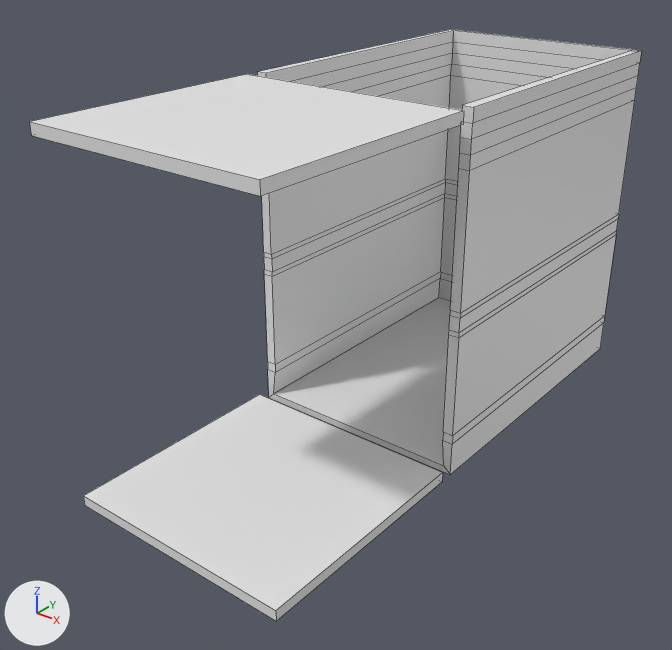
A saved change to the Blender file Models/room.blend.
One viewpoint serves both versions: a 50 mm lens placed at (5.22, -5.4, 4.43), pointed at (0.85, 0.06, 1.04). Arrows for +X, +Y and +Z are at lower left; the lights stay in place. Mesh edges are drawn as thin lines. The same objects are shown in both versions, whatever each file hides.

The first picture shows 'simple wall'.
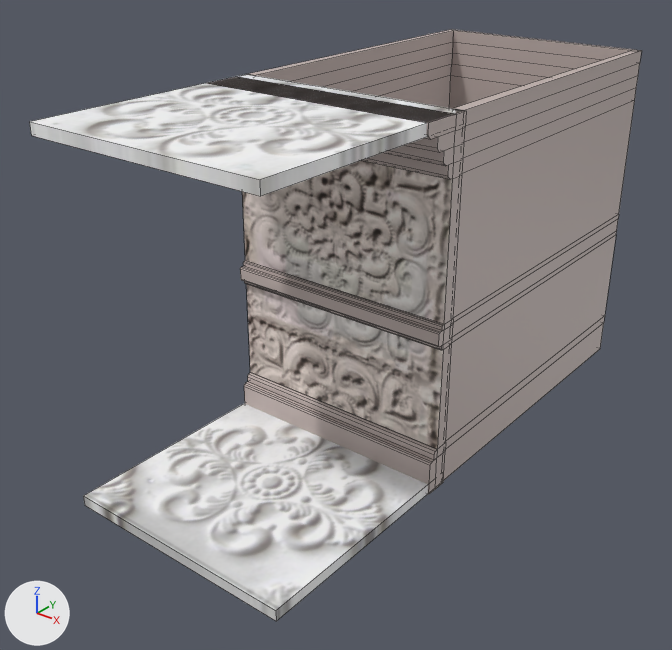
The change, as JSON lines over the scene's bpy script:
```json
{"op": "add", "block": "img_01_png_001", "code": ["img_01_png_001 = load_image('01.png.001', '../Assets/Textures/01.png', 1024, 1024, 'sRGB')"]}
{"op": "add", "block": "img_02_png_001", "code": ["img_02_png_001 = load_image('02.png.001', '../Assets/Textures/02.png', 1024, 1024, 'sRGB')"]}
{"op": "add", "block": "mat_flores", "code": ["mat_flores = principled_material('flores')", "mat_flores.texture = img_01_png_001"]}
{"op": "add", "block": "mat_textura2", "code": ["mat_textura2 = principled_material('textura2')", "mat_textura2.texture = img_02_png_001"]}
{"block": "me_plane_003", "where": "# used by ob_simple_wall; location = (0.0, 0.0, 0.0)"}
{"op": "remove", "block": "me_plane_003", "code": "me_plane_003.from_pydata(...)  # 56 vertices, 36 faces; spans x 0.0..2.0, y -2.0..3.0, z 0.0..3.0"}
{"op": "add", "block": "me_plane_003", "code": "me_plane_003.from_pydata(...)  # 173 vertices, 122 faces; spans x 0.0..2.01, y -2.0..3.0, z 0.0..3.0"}
{"block": "me_plane_003", "change": "me_plane_003 part 1: a new loose piece of 116 vertices spanning x 0.01..2.01, y -0.45..0.0, z 0.0..3.0, in mat_flores (picture img_01_png_001)"}
{"block": "me_plane_003", "change": "me_plane_003 part 2"}
{"block": "me_plane_003", "change": "24 vertices in x 0.0..2.0, y 0.12, z 0.0..3.0 move by (0.0, -0.13, 0.0)"}
{"block": "me_plane_003", "change": "1 vertex is added at (2.0, 0.0, 0.0)"}
{"block": "me_plane_003", "change": "me_plane_003 part 3: 14 kept faces spanning x 0.0..2.0, y -2.0..3.0, z 0.0..3.0 get new texture (UV) coordinates"}
{"block": "me_plane_003", "change": "me_plane_003 part 4: 2 faces spanning x 0.0..2.0, y -2.0..0.0, z 0.0..3.0 switch from no material to mat_textura2 (picture img_02_png_001)"}
{"op": "add", "block": "me_plane_003", "code": "me_plane_003.materials.append(mat_flores)  # picture img_01_png_001"}
```

Where the change shows, as pixel boxes [x1, y1, x2, y2] in the pictures (672 x 650 px; the box of a moved part takes in the faces that stretch with it):
```json
{"part": 1, "of": "me_plane_003", "change": "added", "after": [207, 77, 466, 494]}
{"part": 2, "of": "me_plane_003", "change": "moved or reshaped", "before": [257, 29, 642, 475], "after": [249, 29, 642, 480]}
{"part": 3, "of": "me_plane_003", "change": "surface changed", "before": [449, 29, 635, 108], "after": [449, 29, 635, 108]}
{"part": 4, "of": "me_plane_003", "change": "recoloured", "before": [32, 74, 464, 621], "after": [32, 74, 464, 621], "on screen": "white to grey"}
```
